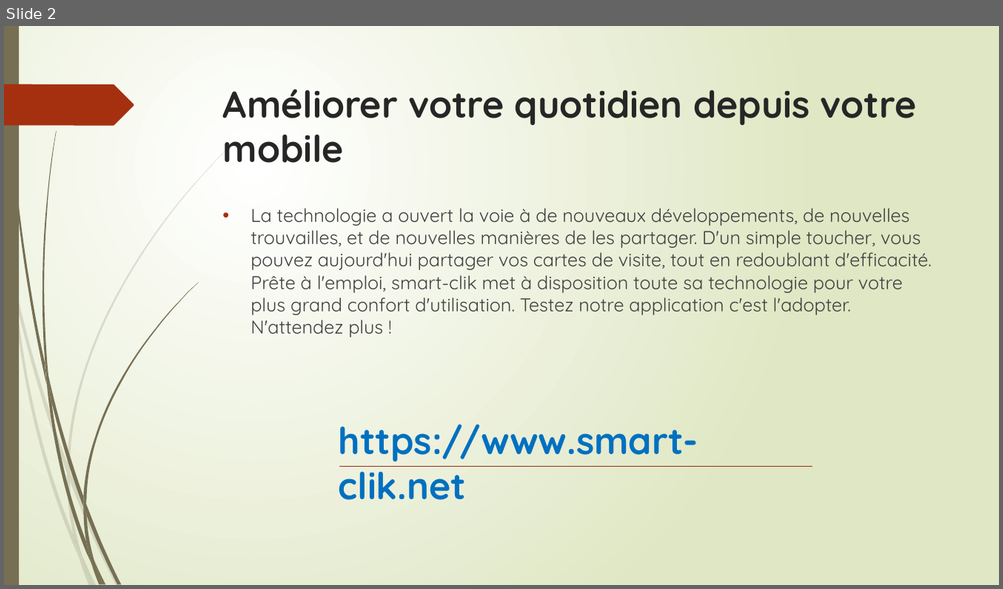
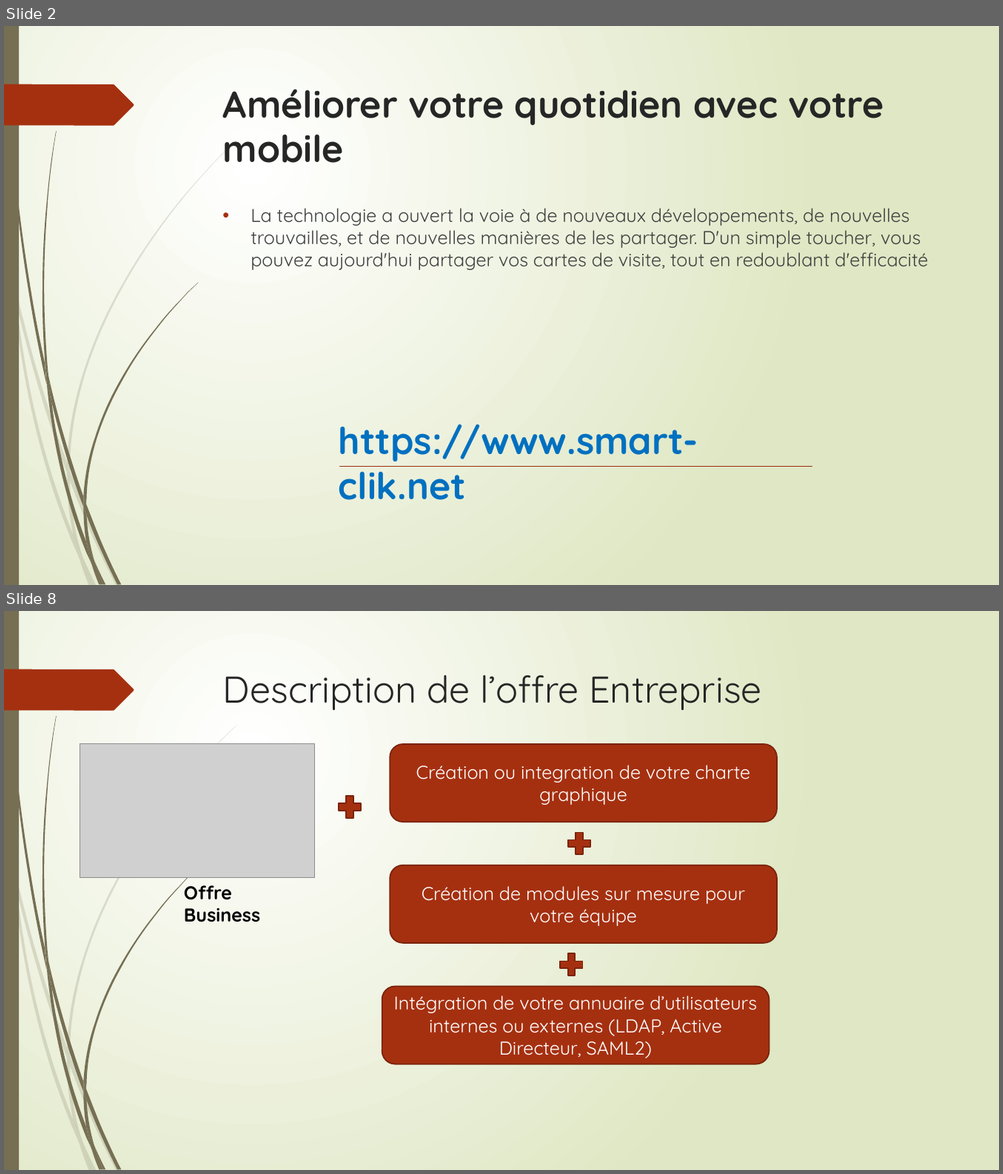
Before and after one commit to europedigitalconsulting/Abeer, a slide deck: Smart-clik.pptx. Shown one above the other, each under a label of ours: slide 2 before the commit, slides 2 and 8 after it; the slides between them are not shown. The pictures are 1003x589 and 1003x1174 pixels, drawn with LibreOffice and Linux fonts; fonts in the diff are those of the drawing; grey boxes stand for pictures. Boxes give left, top, right and bottom in pixels: in the first picture for what was removed or moved away, otherwise in the second. Text is boxed around its words. In the diff, an @@ line names an element or a change of style, - is before the commit and + after.

```diff
--- a/Smart-clik.pptx
+++ b/Smart-clik.pptx
@@ slide 8 added at bbox=[4, 611, 999, 1170], background gradient #FFFFFF to #DFE8C4; not listed: 24 template elements that a slide beside it also shows @@
@@ title added at bbox=[223, 675, 761, 710], 36 pt, text #262626 @@
+Description de l’offre Entreprise
@@ picture added at bbox=[79, 744, 314, 878] @@
@@ rounded rectangle added at bbox=[390, 744, 777, 822], fill #A53010, outline #7A240C 1.25 pt, 18 pt, text #FFFFFF @@
+Création ou integration de votre charte graphique
@@ plus sign added at bbox=[335, 792, 365, 822], fill #A53010, outline #7A240C 1.25 pt @@
@@ plus sign added at bbox=[563, 829, 595, 859], fill #A53010, outline #7A240C 1.25 pt @@
@@ rounded rectangle added at bbox=[390, 866, 777, 943], fill #A53010, outline #7A240C 1.25 pt, 18 pt, text #FFFFFF @@
+Création de modules sur mesure pour votre équipe
@@ text added at bbox=[184, 880, 260, 923], 18 pt, text #000000, bold @@
+Offre Business
@@ plus sign added at bbox=[556, 950, 586, 980], fill #A53010, outline #7A240C 1.25 pt @@
@@ rounded rectangle added at bbox=[382, 986, 769, 1064], fill #A53010, outline #7A240C 1.25 pt, 18 pt, text #FFFFFF @@
+Intégration de votre annuaire d’utilisateurs internes ou externes (LDAP, Active Directeur, SAML2)
@@ slide 2 changed as well @@
@@ title at bbox=[223, 89, 884, 163]: text changed @@
-Améliorer votre quotidien depuis votre mobile
+Améliorer votre quotidien avec votre mobile
@@ text at bbox=[250, 208, 928, 270]: text changed @@
-• La technologie a ouvert la voie à de nouveaux développements, de nouvelles trouvailles, et de nouvelles manières de les partager. D'un simple toucher, vous pouvez aujourd'hui partager vos cartes de visite, tout en redoublant d'efficacité. Prête à l'emploi, smart-clik met à disposition toute sa technologie pour votre plus grand confort d'utilisation. Testez notre application c'est l'adopter. N'attendez plus !
+• La technologie a ouvert la voie à de nouveaux développements, de nouvelles trouvailles, et de nouvelles manières de les partager. D'un simple toucher, vous pouvez aujourd'hui partager vos cartes de visite, tout en redoublant d'efficacité
```
Also in this commit, not shown: 1 other slide changed, 6 other slides added, 1 slide removed, 13 other files.
